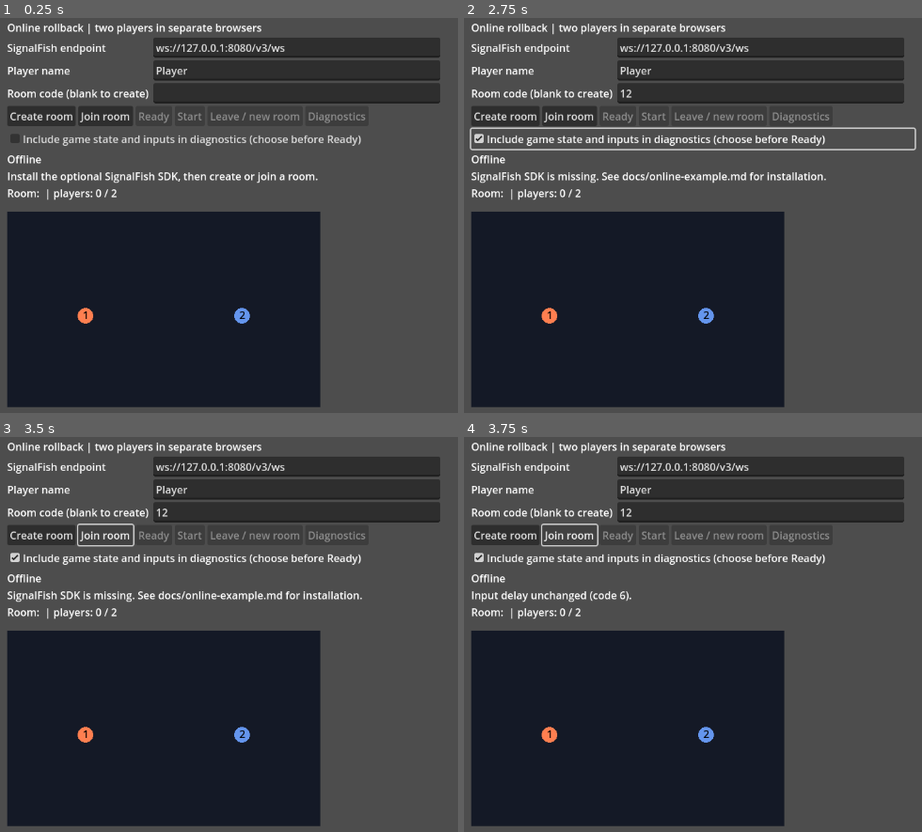
Above: before the commit, frames 1-4 (two rows, left to right).
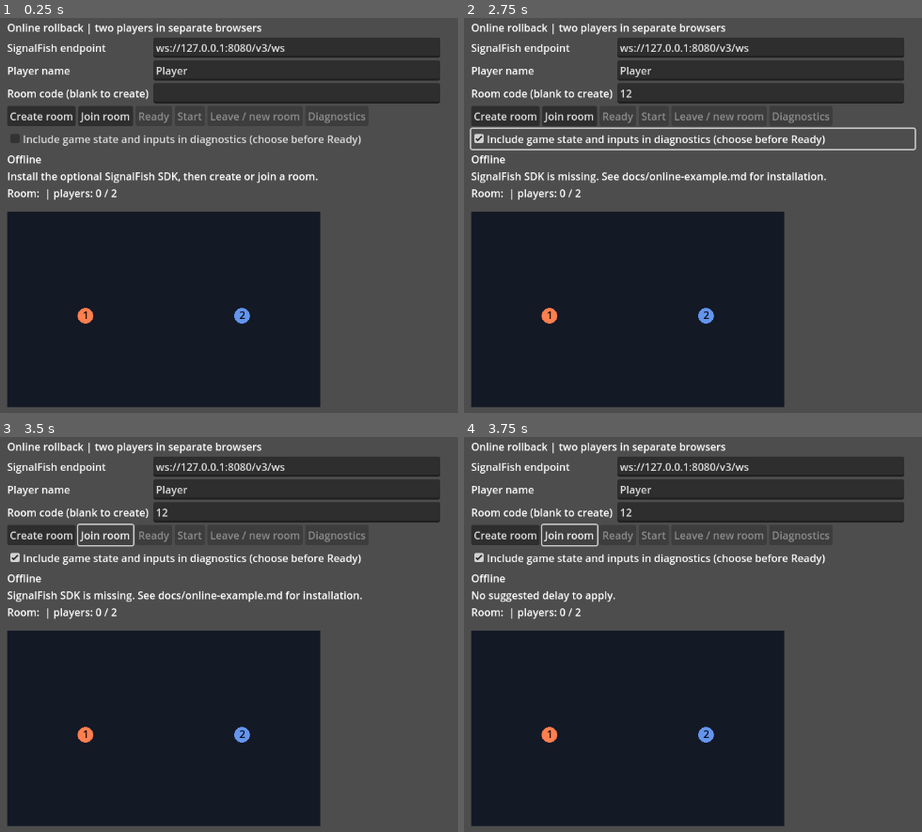
Above: after the commit, the same moments.

Repository: Ambiguous-Interactive/fortress-rollback-godot
Game: Godot game, scene res://examples/online/online.tscn
Same seed, same stepped clock (60 frames per second), same inputs: the game is played once before the commit and once after it. The project has no main scene, so this scene is started directly.
Inputs (mouse positions are in pixels of both pictures, inside the frame that each line leads up to):
- Up to frame 1 (0.25 s): no input
- Up to frame 2 (2.75 s): click (761, 93) at 0.52 s; type "12" at 0.6 s; click "Create room" at 1.25 s; click "Include game state and inputs…" at 2 s
- Up to frame 3 (3.5 s): click "Join room" at 2.75 s
- Up to frame 4 (3.75 s): hold D from 3.53 s (still down); tap R at 3.6 s

Frames 1-3 are identical in both runs. In frame 4, 0.5% of the frame differs, in the area x 2-37%, y 39-42%.

Commit message:
Expire stale delay suggestions and document limits
The online example kept offering a suggestion after latency recovered,
and pressing R then added delay the connection no longer needed. A
suggestion now expires after 10 seconds, and R with nothing to apply
says so. The guide says to keep a refused suggestion and retry.

The example now sizes handshake packets to its 1024-byte transports.
The guides list queue_capacity among the fields peers must agree on,
and a decode test rejects hostile queue_capacity values. Agreeing
packet limits between peers is tracked in #111.

Co-Authored-By: Claude Opus 5.5 <noreply@anthropic.com>

Diff:
--- a/examples/online/match.gd
+++ b/examples/online/match.gd
@@ -26,8 +26,15 @@
 var failure: String = ""
 var latest_event: String = "none"
 var stalls: int = 0
+## Largest packet the transports carry. Input batches are sized to fit it.
+const PACKET_BYTES: int = 1024
+## Frames a suggestion stays on offer. Latency can recover, and a raise cannot be undone.
+const SUGGESTION_FRAMES: int = 600
+
 ## Latest measured delay suggestion for this player, or -1 when there is none to apply.
 var suggested_delay: int = -1
+## Frame the suggestion arrived on.
+var suggested_frame: int = 0
 var has_started: bool = false
 ## Choose before freeze. Captures local canonical state and inputs for diagnostic export.
 var capture_trace: bool = false
@@ -75,6 +82,7 @@
 	config.storage_budget_bytes = config.required_storage_bytes()
 	var handshake: Handshake.Options = Handshake.Options.new()
 	handshake.timeout_us = 30000000
+	handshake.max_packet_bytes = PACKET_BYTES
 	if membership.configure_peer(peer, config, game, handshake, Inputs.Options.new()) != Inputs.Code.OK:
 		return ERR_INVALID_DATA
 	return adapter.attach(client, mesh, membership)
@@ -84,11 +92,11 @@
 	if has_started or adapter.status().route != "mesh":
 		return ERR_UNAVAILABLE
 	var options: Direct.Options = Direct.Options.new()
-	options.max_packet_bytes = 1024
+	options.max_packet_bytes = PACKET_BYTES
 	if direct.configure(mesh, membership, adapter, peer, options) != Direct.Code.OK:
 		return ERR_UNAVAILABLE
 	var relay_options: Relay.Options = Relay.Options.new()
-	relay_options.max_packet_bytes = 1024
+	relay_options.max_packet_bytes = PACKET_BYTES
 	if relay.configure(client, sdk_config, info, membership, adapter, peer, relay_options) != Relay.Code.OK:
 		return ERR_UNAVAILABLE
 	if fallback.configure(direct, relay, membership, adapter, peer) != Fallback.Code.OK:
@@ -184,10 +192,11 @@
 			latest_event = event.kind
 		if event.kind == "input_delay_recommendation":
 			suggested_delay = event.suggested_delay
+			suggested_frame = peer.status().current_frame
 		if event.kind in ["sync_timeout", "incompatible"] and failure.is_empty():
 			failure = "Rollback synchronization failed (%s). Leave and create a new room." % event.kind
 	peer.drain_transitions()
-	if suggested_delay <= peer.input_delay(local_slot):
+	if suggested_delay <= peer.input_delay(local_slot) or peer.status().current_frame - suggested_frame > SUGGESTION_FRAMES:
 		suggested_delay = -1
 	if peer.status().lifecycle == Types.Lifecycle.TERMINATED and failure.is_empty():
 		failure = "Session ended (%d). Leave and create a new room." % peer.status().reason
--- a/examples/online/online.gd
+++ b/examples/online/online.gd
@@ -65,8 +65,12 @@
 		var code: int = controller.game_match.raise_input_delay()
 		controller.message = "Input delay raised." if code == Lobby.Match.Types.Code.OK else "Input delay unchanged (code %d)." % code
 	elif event is InputEventKey and event.pressed and not event.echo and event.keycode == KEY_R:
+		var had_suggestion: bool = controller.game_match.suggested_delay >= 0
 		var code: int = controller.game_match.apply_suggested_delay()
-		controller.message = "Suggested input delay applied." if code == Lobby.Match.Types.Code.OK else "Input delay unchanged (code %d)." % code
+		if not had_suggestion:
+			controller.message = "No suggested delay to apply."
+		else:
+			controller.message = "Suggested input delay applied." if code == Lobby.Match.Types.Code.OK else "Input delay unchanged (code %d)." % code
 
 
 func _exit_tree() -> void:
--- a/tests/unit/test_online_example.gd
+++ b/tests/unit/test_online_example.gd
@@ -196,12 +196,19 @@
 	var suggested: Match = fixtures[0].driver
 	context.equal(suggested.apply_suggested_delay(), Match.Types.Code.INVALID_CONFIGURATION, "nothing to apply without a suggestion")
 	suggested.suggested_delay = 4
+	suggested.suggested_frame = suggested.peer.status().current_frame
 	context.equal(suggested.apply_suggested_delay(), Match.Types.Code.OK, "player applies a suggested delay")
 	context.equal([suggested.peer.input_delay(suggested.local_slot), suggested.suggested_delay], [4, -1], "applied suggestion is in effect and cleared")
 	suggested.suggested_delay = 3
 	_deliver(fixtures)
 	suggested.tick(now, Simulation.LEFT)
 	context.equal(suggested.suggested_delay, -1, "a suggestion the current delay already covers is dropped")
+	for age: int in [Match.SUGGESTION_FRAMES - 1, Match.SUGGESTION_FRAMES + 1]:
+		suggested.suggested_delay = 5
+		suggested.suggested_frame = suggested.peer.status().current_frame - age
+		_deliver(fixtures)
+		suggested.tick(now, Simulation.LEFT)
+		context.equal(suggested.suggested_delay, 5 if age < Match.SUGGESTION_FRAMES else -1, "a suggestion expires after %d frames" % Match.SUGGESTION_FRAMES)
 	for index: int in 2:
 		var fixture: Dictionary = fixtures[index]
 		context.equal(fixture.driver.peer.status().confirmed_frame > held_frames[index], true, "confirmed gameplay recovers beyond stalled input")
--- a/tests/unit/test_protocol_handshake_fields.gd
+++ b/tests/unit/test_protocol_handshake_fields.gd
@@ -77,6 +77,10 @@
 		var packet: PackedByteArray = _golden()
 		packet.encode_u32(66, width)
 		context.equal(Codec.decode(packet, Types.Limits.new()).code, Types.Code.INVALID_PACKET, "reject invalid remote width")
+	for capacity: int in [0, 1, 65537, 4294967295]:
+		var packet: PackedByteArray = _golden()
+		packet.encode_u32(94, capacity)
+		context.equal(Codec.decode(packet, Types.Limits.new()).code, Types.Code.INVALID_PACKET, "reject invalid remote queue capacity")
 	for field: String in ["min_compat_version", "features"]:
 		for value: int in [-1, 256 if field == "min_compat_version" else 4294967296]:
 			var message: RefCounted = Types.Message.new()
Not shown, changed: docs/handshake.md
Not shown, changed: docs/input-exchange.md
Not shown, changed: docs/integration.md
Not shown, changed: docs/peer-session.md
Not shown, changed: docs/protocol.md
Not shown, changed: docs/signalfish-membership.md
Not shown, changed: docs/signalfish-webrtc.md
